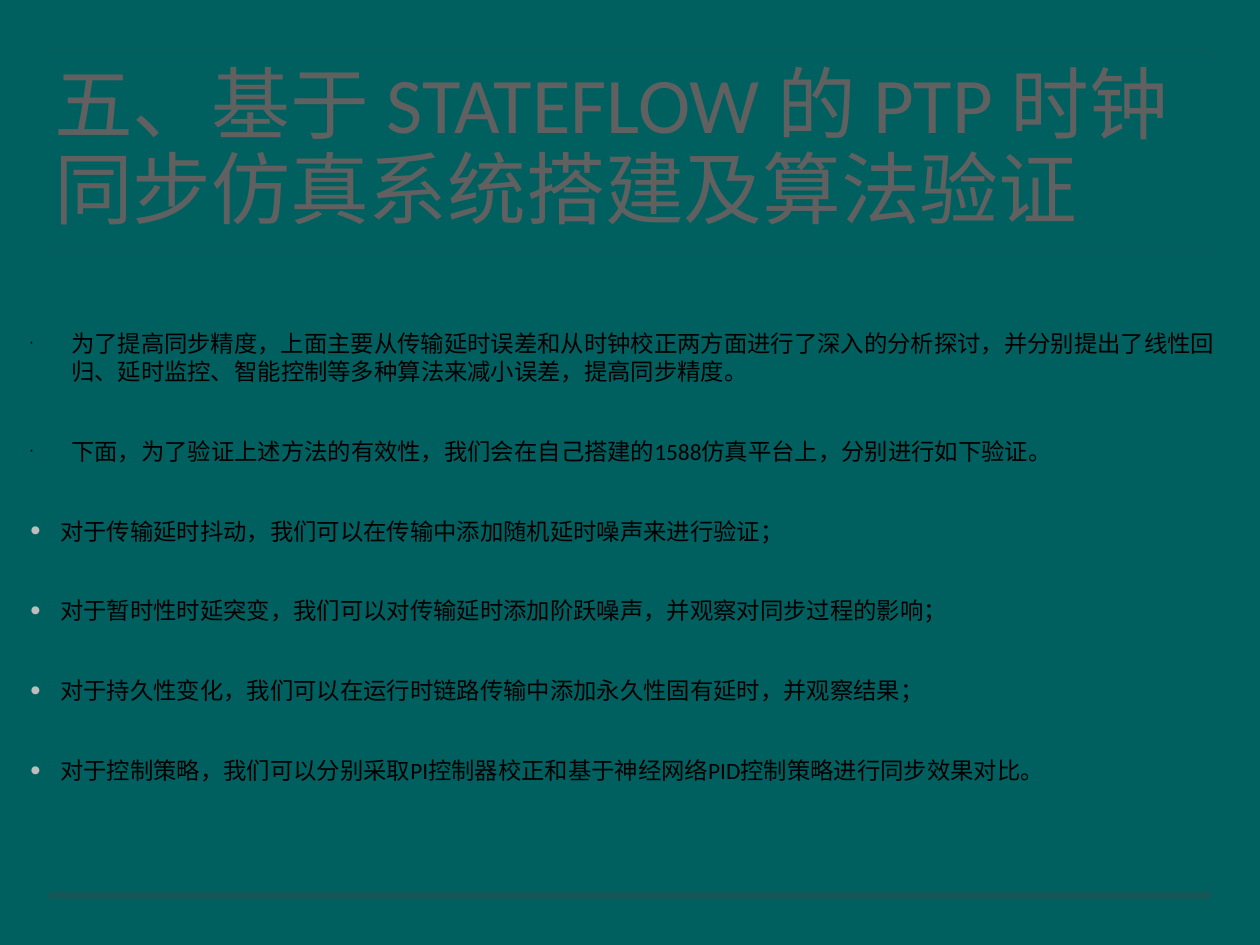
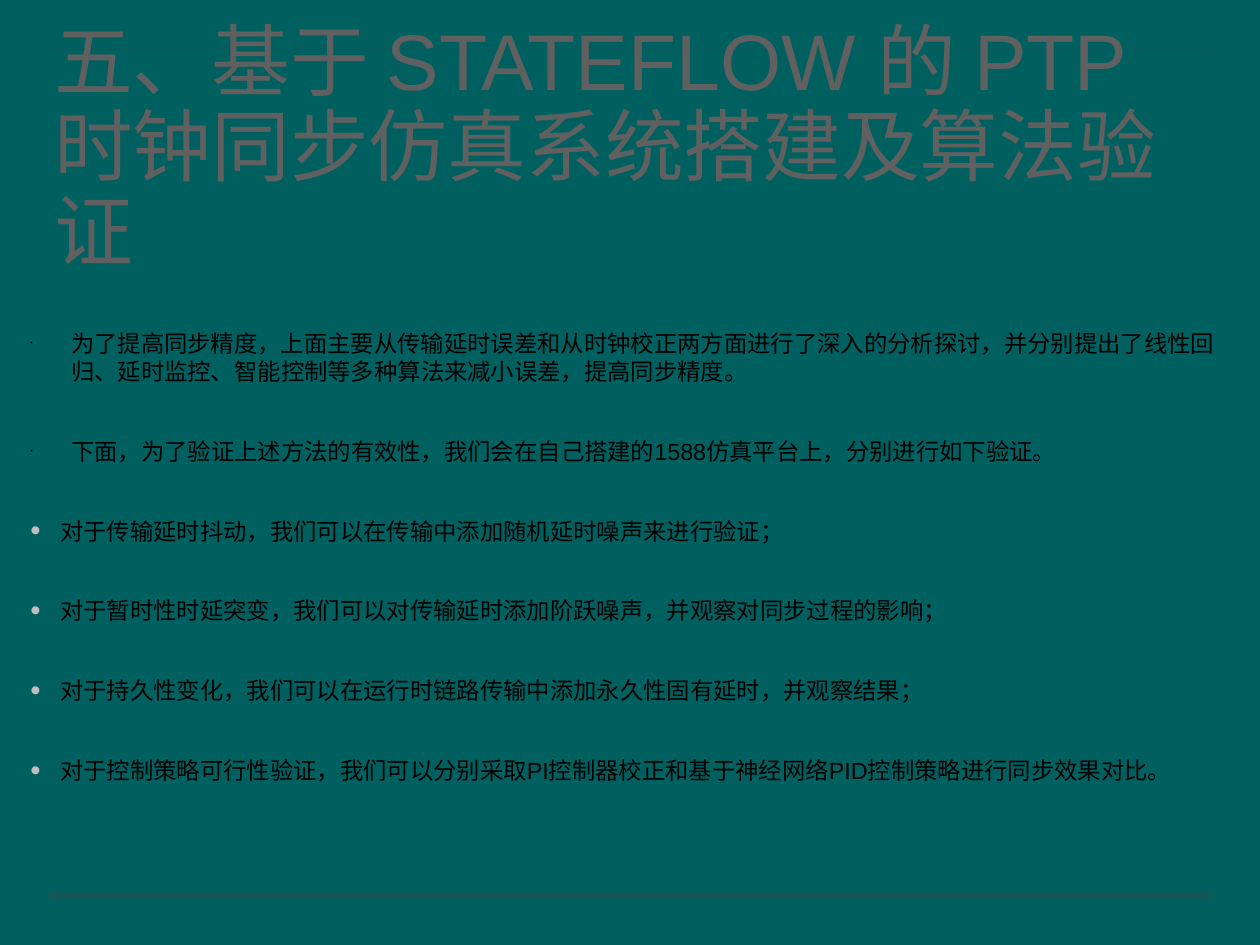
Before and after one commit to leochu1991/SJTUThesis, a slide deck: slide 44 of 答辩汇报/答辩汇报——尹捷.pptx. Drawn at 1260x945 pixels with LibreOffice and Linux fonts; fonts in the diff are those of the drawing; background and template pictures are left out. Boxes give left, top, right and bottom in pixels: in the first picture for what was removed or moved away, otherwise in the second. Text is boxed around its words. In the diff, an @@ line names an element or a change of style, - is before the commit and + after.

```diff
--- a/答辩汇报/答辩汇报——尹捷.pptx
+++ b/答辩汇报/答辩汇报——尹捷.pptx
@@ title "五、基于 STATEFLOW 的 PTP 时钟同步仿真系统搭建及算法验证" at (50,58,1211,242): font Calibri to Arial @@
@@ text at (60,332,1214,703): font Calibri to Arial in "为了提高同步精度，上面主要从传输延时误差和从时钟校正两方面进行了深入的分析探讨，并分别提出了线性回归、延时监控、智能控制 ...", "下面，为了验证上述方法的有效性，我们会在自己搭建的1588仿真平台上，分别进行如下验证。", "对于传输延时抖动，我们可以在传输中添加随机延时噪声来进行验证；", "对于暂时性时延突变，我们可以对传输延时添加阶跃噪声，并观察对同步过程的影响；" and 1 more places @@
@@ text at (60,759,1171,781): text changed; font Calibri to Arial @@
-• 对于控制策略，我们可以分别采取PI控制器校正和基于神经网络PID控制策略进行同步效果对比。
+• 对于控制策略可行性验证，我们可以分别采取PI控制器校正和基于神经网络PID控制策略进行同步效果对比。
```
Also in this commit, not shown: 52 other slides changed, 35 other files.
